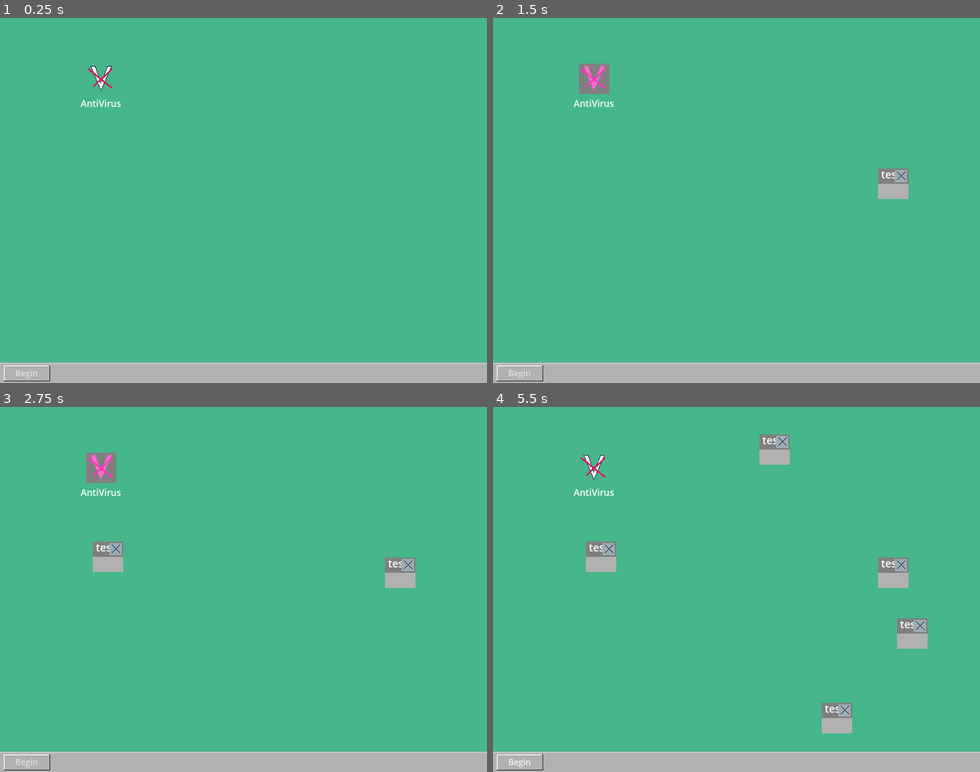
Above: before the commit, frames 1-4 (two rows, left to right).
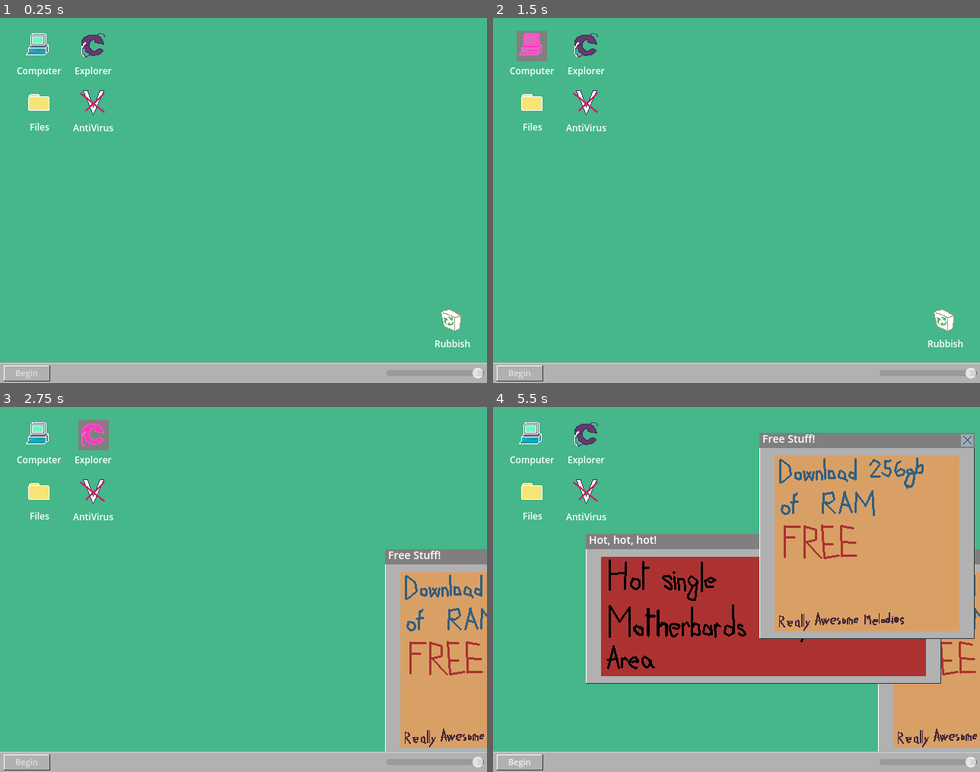
Above: after the commit, the same moments.

Repository: Nidjo123/LD56
Game: Godot game, scene res://Scenes/Level1.tscn
Two runs of this game, one before a commit and one after it. Both use one fixed random seed, a clock stepped at 60 frames per second and the inputs below. This scene is started directly instead of the project's main scene.
Inputs:
- Up to frame 1 (0.25 s): no input
- Up to frame 2 (1.5 s): click "AntiVirus" at 0.5 s; click "AntiVirus" (after the commit: "Computer") at 1.25 s
- Up to frame 3 (2.75 s): click "AntiVirus" (after the commit: "Explorer") at 2 s
- Up to frame 4 (5.5 s): click "AntiVirus" (after the commit: "Rubbish") at 2.75 s; click "AntiVirus" (after the commit: "Files") at 3.5 s; click "Begin" at 4.25 s; click "Begin" at 5 s

The runs differ from the first frame. In frame 1, 1.5% of the frame differs, in the area x 3-100%, y 4-99%; in frame 2, 2.7%; in frame 3, 14%; in frame 4, 50%.

Commit message:
Add boot screen, windows spawning, basics of first level

Diff:
--- a/Level1.gd
+++ b/Level1.gd
@@ -1,8 +1,12 @@
 extends Control
 
 
+@export var popup_textures: Array[Texture2D]
+@export var popup_titles: Array[String]
+
+
 func _ready() -> void:
-	pass
+	assert(popup_textures.size() == popup_titles.size())
 
 
 func _process(delta: float) -> void:
@@ -11,4 +15,9 @@
 
 func _on_window_spawn_timer_timeout() -> void:
 	var screen = $Screen
-	screen.spawn_window(screen.get_random_location())
+	var window_location = screen.get_random_location()
+	window_location = clamp(window_location, Vector2(0, 0), $Screen.size - Vector2(64, 64))
+	var content = TextureRect.new()
+	var idx = randi_range(0, popup_textures.size() - 1)
+	content.texture = popup_textures[idx]
+	screen.spawn_window(window_location, popup_titles[idx], content)
--- /dev/null
+++ b/Scenes/BootScreen.gd
@@ -0,0 +1,13 @@
+extends Node2D
+
+
+func _ready() -> void:
+	pass
+
+
+func _process(delta: float) -> void:
+	pass
+
+
+func _on_boot_timer_timeout() -> void:
+	get_tree().change_scene_to_file("res://Scenes/Level1.tscn")
--- /dev/null
+++ b/Scenes/BootScreen.tscn
@@ -0,0 +1,150 @@
+[gd_scene load_steps=21 format=3 uid="uid://cxjvn0jaffyc5"]
+
+[ext_resource type="Texture2D" uid="uid://7efxngebmbr2" path="res://Assets/Sprites/Boot/boot.png" id="1_xyv06"]
+[ext_resource type="Script" path="res://Scenes/BootScreen.gd" id="1_yn22s"]
+
+[sub_resource type="AtlasTexture" id="AtlasTexture_3unhw"]
+atlas = ExtResource("1_xyv06")
+region = Rect2(0, 0, 640, 480)
+
+[sub_resource type="AtlasTexture" id="AtlasTexture_x1b0h"]
+atlas = ExtResource("1_xyv06")
+region = Rect2(640, 0, 640, 480)
+
+[sub_resource type="AtlasTexture" id="AtlasTexture_imvtm"]
+atlas = ExtResource("1_xyv06")
+region = Rect2(1280, 0, 640, 480)
+
+[sub_resource type="AtlasTexture" id="AtlasTexture_daogp"]
+atlas = ExtResource("1_xyv06")
+region = Rect2(1920, 0, 640, 480)
+
+[sub_resource type="AtlasTexture" id="AtlasTexture_o4i75"]
+atlas = ExtResource("1_xyv06")
+region = Rect2(2560, 0, 640, 480)
+
+[sub_resource type="AtlasTexture" id="AtlasTexture_w2ri6"]
+atlas = ExtResource("1_xyv06")
+region = Rect2(3200, 0, 640, 480)
+
+[sub_resource type="AtlasTexture" id="AtlasTexture_866vu"]
+atlas = ExtResource("1_xyv06")
+region = Rect2(3840, 0, 640, 480)
+
+[sub_resource type="AtlasTexture" id="AtlasTexture_dovoe"]
+atlas = ExtResource("1_xyv06")
+region = Rect2(4480, 0, 640, 480)
+
+[sub_resource type="AtlasTexture" id="AtlasTexture_4sfmy"]
+atlas = ExtResource("1_xyv06")
+region = Rect2(5120, 0, 640, 480)
+
+[sub_resource type="AtlasTexture" id="AtlasTexture_qkudk"]
+atlas = ExtResource("1_xyv06")
+region = Rect2(5760, 0, 640, 480)
+
+[sub_resource type="AtlasTexture" id="AtlasTexture_6chn2"]
+atlas = ExtResource("1_xyv06")
+region = Rect2(6400, 0, 640, 480)
+
+[sub_resource type="AtlasTexture" id="AtlasTexture_a1len"]
+atlas = ExtResource("1_xyv06")
+region = Rect2(7040, 0, 640, 480)
+
+[sub_resource type="AtlasTexture" id="AtlasTexture_vuodq"]
+atlas = ExtResource("1_xyv06")
+region = Rect2(7680, 0, 640, 480)
+
+[sub_resource type="AtlasTexture" id="AtlasTexture_lju6b"]
+atlas = ExtResource("1_xyv06")
+region = Rect2(8320, 0, 640, 480)
+
+[sub_resource type="AtlasTexture" id="AtlasTexture_8ag6x"]
+atlas = ExtResource("1_xyv06")
+region = Rect2(8960, 0, 640, 480)
+
+[sub_resource type="AtlasTexture" id="AtlasTexture_cphay"]
+atlas = ExtResource("1_xyv06")
+region = Rect2(9600, 0, 640, 480)
+
+[sub_resource type="AtlasTexture" id="AtlasTexture_vkls3"]
+atlas = ExtResource("1_xyv06")
+region = Rect2(10240, 0, 640, 480)
+
+[sub_resource type="SpriteFrames" id="SpriteFrames_ax4kj"]
+animations = [{
+"frames": [{
+"duration": 1.0,
+"texture": SubResource("AtlasTexture_3unhw")
+}, {
+"duration": 1.0,
+"texture": SubResource("AtlasTexture_x1b0h")
+}, {
+"duration": 1.0,
+"texture": SubResource("AtlasTexture_imvtm")
+}, {
+"duration": 1.0,
+"texture": SubResource("AtlasTexture_daogp")
+}, {
+"duration": 1.0,
+"texture": SubResource("AtlasTexture_o4i75")
+}, {
+"duration": 1.0,
+"texture": SubResource("AtlasTexture_w2ri6")
+}, {
+"duration": 1.0,
+"texture": SubResource("AtlasTexture_866vu")
+}, {
+"duration": 1.0,
+"texture": SubResource("AtlasTexture_dovoe")
+}, {
+"duration": 1.0,
+"texture": SubResource("AtlasTexture_4sfmy")
+}, {
+"duration": 1.0,
+"texture": SubResource("AtlasTexture_qkudk")
+}, {
+"duration": 1.0,
+"texture": SubResource("AtlasTexture_6chn2")
+}, {
+"duration": 1.0,
+"texture": SubResource("AtlasTexture_a1len")
+}, {
+"duration": 1.0,
+"texture": SubResource("AtlasTexture_vuodq")
+}, {
+"duration": 1.0,
+"texture": SubResource("AtlasTexture_lju6b")
+}, {
+"duration": 1.0,
+"texture": SubResource("AtlasTexture_8ag6x")
+}, {
+"duration": 1.0,
+"texture": SubResource("AtlasTexture_cphay")
+}, {
+"duration": 1.0,
+"texture": SubResource("AtlasTexture_vkls3")
+}, {
+"duration": 3.0,
+"texture": SubResource("AtlasTexture_3unhw")
+}],
+"loop": true,
+"name": &"default",
+"speed": 10.0
+}]
+
+[node name="BootScreen" type="Node2D"]
+script = ExtResource("1_yn22s")
+
+[node name="AnimatedSprite2D" type="AnimatedSprite2D" parent="."]
+position = Vector2(320, 240)
+sprite_frames = SubResource("SpriteFrames_ax4kj")
+autoplay = "default"
+frame_progress = 0.814972
+
+[node name="BootTimer" type="Timer" parent="."]
+wait_time = 10.0
+one_shot = true
+autostart = true
+
+[connection signal="timeout" from="BootTimer" to="." method="_on_boot_timer_timeout"]
--- a/Scenes/Icon.gd
+++ b/Scenes/Icon.gd
@@ -1,10 +1,12 @@
 extends Control
 
-@export var normal_texture: Texture2D = null
-@export var focused_texture: Texture2D = null
+@export var text: String
+@export var normal_texture: Texture2D
+@export var focused_texture: Texture2D
 
 
 func _ready() -> void:
+	$Image/Label.text = text
 	if normal_texture:
 		$Image.texture_normal = normal_texture
 	if focused_texture:
--- a/Scenes/Level1.tscn
+++ b/Scenes/Level1.tscn
@@ -1,7 +1,12 @@
-[gd_scene load_steps=3 format=3 uid="uid://cc4lyhrjyfj0f"]
+[gd_scene load_steps=8 format=3 uid="uid://cc4lyhrjyfj0f"]
 
 [ext_resource type="Script" path="res://Level1.gd" id="1_x2bmy"]
+[ext_resource type="Texture2D" uid="uid://ct68g74bdjfkd" path="res://Assets/Sprites/Popups/popup1.png" id="2_8371y"]
 [ext_resource type="PackedScene" uid="uid://bekext0loqy37" path="res://Scenes/Screen.tscn" id="2_kfmng"]
+[ext_resource type="Texture2D" uid="uid://dn8oed722eafj" path="res://Assets/Sprites/Popups/popup2.png" id="3_lwej3"]
+[ext_resource type="Texture2D" uid="uid://calhmmn54xi3l" path="res://Assets/Sprites/Popups/popup3.png" id="4_i40og"]
+[ext_resource type="Texture2D" uid="uid://hjp5wklm6ja2" path="res://Assets/Sprites/Popups/popup4.png" id="5_3rhvt"]
+[ext_resource type="Texture2D" uid="uid://vdhxhdm4p2y3" path="res://Assets/Sprites/Popups/popup5.png" id="6_rs1oh"]
 
 [node name="Level1" type="Control"]
 layout_mode = 3
@@ -11,8 +16,11 @@
 grow_horizontal = 2
 grow_vertical = 2
 script = ExtResource("1_x2bmy")
+popup_textures = Array[Texture2D]([ExtResource("2_8371y"), ExtResource("3_lwej3"), ExtResource("4_i40og"), ExtResource("5_3rhvt"), ExtResource("6_rs1oh")])
+popup_titles = Array[String](["Freeeeee", "Congratulations!", "Hot, hot, hot!", "Critical Warning", "Free Stuff!"])
 
 [node name="WindowSpawnTimer" type="Timer" parent="."]
+wait_time = 1.75
 autostart = true
 
 [node name="Screen" parent="." instance=ExtResource("2_kfmng")]
--- a/Scenes/Screen.gd
+++ b/Scenes/Screen.gd
@@ -3,9 +3,12 @@
 
 var window_scene = preload("res://Scenes/Window.tscn")
 
+@onready var master_bus_idx = AudioServer.get_bus_index("Master")
+
 
 func _ready() -> void:
-	pass
+	var master_volume_db = AudioServer.get_bus_volume_db(master_bus_idx)
+	$Taskbar/SoundVolume.value = db_to_linear(master_volume_db)
 
 
 func _process(delta: float) -> void:
@@ -13,10 +16,27 @@
 
 
 func get_random_location() -> Vector2:
-	return Vector2(randf_range(0, size.x), randf_range(0, size.y))
+	return Vector2(randf_range(0, size.x), randf_range(0, size.y - $Taskbar.size.y))
 
 
-func spawn_window(window_position: Vector2):
+func spawn_window(window_position: Vector2, title: String, content: Control = null):
 	var window = window_scene.instantiate()
+	window.set_title(title)
+	if content:
+		window.set_content(content)
 	window.position = window_position
 	$Windows.add_child(window)
+
+
+func get_number_of_windows():
+	return $Windows.size
+
+
+func get_dragging_window():
+	for window in $Windows.get_children():
+		if window.dragging:
+			return window
+
+
+func _on_sound_volume_value_changed(value: float) -> void:
+	AudioServer.set_bus_volume_db(master_bus_idx, linear_to_db(value))
--- a/Scenes/Screen.tscn
+++ b/Scenes/Screen.tscn
@@ -1,8 +1,44 @@
-[gd_scene load_steps=8 format=3 uid="uid://bekext0loqy37"]
+[gd_scene load_steps=20 format=3 uid="uid://bekext0loqy37"]
 
 [ext_resource type="Texture2D" uid="uid://cbvtuk3adk0va" path="res://Assets/Sprites/ButtonBorder.png" id="1_hhepb"]
 [ext_resource type="Script" path="res://Scenes/Screen.gd" id="1_mv2sq"]
+[ext_resource type="Texture2D" uid="uid://y66mrhllk242" path="res://Assets/Sprites/Icons/cicibelaexplorer.png" id="3_g7ukn"]
+[ext_resource type="Texture2D" uid="uid://cmckietqlpvi1" path="res://Assets/Sprites/Icons/mypc.png" id="3_iep4u"]
 [ext_resource type="PackedScene" uid="uid://b7oucwvtq3thv" path="res://Scenes/Icon.tscn" id="3_xnyxj"]
+[ext_resource type="Texture2D" uid="uid://b7knma1ywn74p" path="res://Assets/Sprites/Icons/recyclebin.png" id="5_fmq8q"]
+[ext_resource type="Texture2D" uid="uid://b8y3148vhbads" path="res://Assets/Sprites/Icons/filemanager.png" id="6_r43vw"]
+
+[sub_resource type="AtlasTexture" id="AtlasTexture_fpor4"]
+atlas = ExtResource("3_iep4u")
+region = Rect2(0, 0, 48, 48)
+
+[sub_resource type="AtlasTexture" id="AtlasTexture_25dlv"]
+atlas = ExtResource("3_iep4u")
+region = Rect2(48, 0, 48, 48)
+
+[sub_resource type="AtlasTexture" id="AtlasTexture_uup3i"]
+atlas = ExtResource("3_g7ukn")
+region = Rect2(0, 0, 48, 48)
+
+[sub_resource type="AtlasTexture" id="AtlasTexture_7b35s"]
+atlas = ExtResource("3_g7ukn")
+region = Rect2(48, 0, 48, 48)
+
+[sub_resource type="AtlasTexture" id="AtlasTexture_5kd5t"]
+atlas = ExtResource("5_fmq8q")
+region = Rect2(0, 0, 48, 48)
+
+[sub_resource type="AtlasTexture" id="AtlasTexture_yca3r"]
+atlas = ExtResource("5_fmq8q")
+region = Rect2(48, 0, 48, 48)
+
+[sub_resource type="AtlasTexture" id="AtlasTexture_bs14x"]
+atlas = ExtResource("6_r43vw")
+region = Rect2(0, 0, 48, 48)
+
+[sub_resource type="AtlasTexture" id="AtlasTexture_y0qv8"]
+atlas = ExtResource("6_r43vw")
+region = Rect2(48, 0, 48, 48)
 
 [sub_resource type="StyleBoxFlat" id="StyleBoxFlat_xjlg4"]
 bg_color = Color(1, 1, 1, 1)
@@ -54,15 +90,78 @@
 
 [node name="Icons" type="Control" parent="."]
 anchors_preset = 0
-offset_right = 40.0
-offset_bottom = 40.0
-
-[node name="Icon" parent="Icons" instance=ExtResource("3_xnyxj")]
-layout_mode = 1
-offset_left = 113.0
-offset_top = 60.0
-offset_right = 113.0
-offset_bottom = 60.0
+offset_left = 51.0
+offset_top = 37.0
+offset_right = 272.0
+offset_bottom = 344.0
+mouse_filter = 2
+
+[node name="Computer" parent="Icons" instance=ExtResource("3_xnyxj")]
+layout_mode = 2
+anchors_preset = 0
+anchor_left = 0.0
+anchor_top = 0.0
+anchor_right = 0.0
+anchor_bottom = 0.0
+text = "Computer"
+normal_texture = SubResource("AtlasTexture_fpor4")
+focused_texture = SubResource("AtlasTexture_25dlv")
+
+[node name="Explorer" parent="Icons" instance=ExtResource("3_xnyxj")]
+layout_mode = 2
+anchors_preset = 0
+anchor_left = 0.0
+anchor_top = 0.0
+anchor_right = 0.0
+anchor_bottom = 0.0
+offset_left = 72.0
+offset_right = 72.0
+text = "Explorer"
+normal_texture = SubResource("AtlasTexture_uup3i")
+focused_texture = SubResource("AtlasTexture_7b35s")
+
+[node name="Rubbish" parent="Icons" instance=ExtResource("3_xnyxj")]
+layout_mode = 2
+anchors_preset = 0
+anchor_left = 0.0
+anchor_top = 0.0
+anchor_right = 0.0
+anchor_bottom = 0.0
+offset_left = 544.0
+offset_top = 359.0
+offset_right = 544.0
+offset_bottom = 359.0
+text = "Rubbish"
+normal_texture = SubResource("AtlasTexture_5kd5t")
+focused_texture = SubResource("AtlasTexture_yca3r")
+
+[node name="Files" parent="Icons" instance=ExtResource("3_xnyxj")]
+layout_mode = 2
+anchors_preset = 0
+anchor_left = 0.0
+anchor_top = 0.0
+anchor_right = 0.0
+anchor_bottom = 0.0
+offset_left = 1.0
+offset_top = 74.0
+offset_right = 1.0
+offset_bottom = 74.0
+text = "Files"
+normal_texture = SubResource("AtlasTexture_bs14x")
+focused_texture = SubResource("AtlasTexture_y0qv8")
+
+[node name="AntiVirus" parent="Icons" instance=ExtResource("3_xnyxj")]
+layout_mode = 2
+anchors_preset = 0
+anchor_left = 0.0
+anchor_top = 0.0
+anchor_right = 0.0
+anchor_bottom = 0.0
+offset_left = 72.0
+offset_top = 75.0
+offset_right = 72.0
+offset_bottom = 75.0
+text = "AntiVirus"
 
 [node name="Windows" type="Control" parent="."]
 anchors_preset = 0
@@ -102,3 +201,23 @@
 theme_override_styles/hover = SubResource("StyleBoxTexture_ndnh8")
 theme_override_styles/normal = SubResource("StyleBoxTexture_tw1r0")
 text = "Begin"
+
+[node name="SoundVolume" type="HSlider" parent="Taskbar"]
+custom_minimum_size = Vector2(128, 16)
+layout_mode = 1
+anchors_preset = 6
+anchor_left = 1.0
+anchor_top = 0.5
+anchor_right = 1.0
+anchor_bottom = 0.5
+offset_left = -132.0
+offset_top = -7.5
+offset_right = -4.0
+offset_bottom = 8.5
+grow_horizontal = 0
+grow_vertical = 2
+max_value = 1.0
+step = 0.025
+value = 0.5
+
+[connection signal="value_changed" from="Taskbar/SoundVolume" to="." method="_on_sound_volume_value_changed"]
--- a/Scenes/Window.gd
+++ b/Scenes/Window.gd
@@ -1,13 +1,14 @@
 extends Control
 
 @export var title: String
+@export var content_padding: Vector2
 
 var drag_possible = false
 var dragging = false
 var mouse_rel_pos: Vector2 = Vector2.ZERO
 
 func _ready() -> void:
-	$Titlebar/Title.text = title
+	set_title(title)
 
 
 func _process(delta: float) -> void:
@@ -23,6 +24,15 @@
 		position = get_viewport().get_mouse_position() - mouse_rel_pos
 
 
+func set_title(new_title):
+	title = new_title
+	$Panel/Titlebar/Title.text = title
+
+
+func set_content(content: Control):
+	$Panel/Content.add_child(content)
+	size = $Panel/Content.get_child(0).texture.get_size()# + content_padding
+
 
 func _on_close_button_pressed() -> void:
 	get_parent().remove_child(self)
--- a/Scenes/Window.tscn
+++ b/Scenes/Window.tscn
@@ -1,7 +1,15 @@
-[gd_scene load_steps=7 format=3 uid="uid://bia43hkcrcne7"]
+[gd_scene load_steps=9 format=3 uid="uid://bia43hkcrcne7"]
 
 [ext_resource type="Texture2D" uid="uid://c3onqw40jf1hy" path="res://Assets/Sprites/CloseButton.png" id="1_soncd"]
 [ext_resource type="Script" path="res://Scenes/Window.gd" id="1_u3y0o"]
+[ext_resource type="Texture2D" uid="uid://cbvtuk3adk0va" path="res://Assets/Sprites/ButtonBorder.png" id="2_01lm6"]
+
+[sub_resource type="StyleBoxTexture" id="StyleBoxTexture_bh65x"]
+texture = ExtResource("2_01lm6")
+texture_margin_left = 2.0
+texture_margin_top = 2.0
+texture_margin_right = 2.0
+texture_margin_bottom = 2.0
 
 [sub_resource type="AtlasTexture" id="AtlasTexture_7xq8k"]
 atlas = ExtResource("1_soncd")
@@ -26,17 +34,18 @@
 grow_vertical = 2
 script = ExtResource("1_u3y0o")
 title = "test"
+content_padding = Vector2(2, 2)
 
-[node name="Background" type="ColorRect" parent="."]
+[node name="Panel" type="Panel" parent="."]
 layout_mode = 1
 anchors_preset = 15
 anchor_right = 1.0
 anchor_bottom = 1.0
 grow_horizontal = 2
 grow_vertical = 2
-color = Color(0.694118, 0.694118, 0.694118, 1)
+theme_override_styles/panel = SubResource("StyleBoxTexture_bh65x")
 
-[node name="Titlebar" type="ColorRect" parent="."]
+[node name="Titlebar" type="ColorRect" parent="Panel"]
 custom_minimum_size = Vector2(0, 20)
 layout_mode = 1
 anchors_preset = 10
@@ -45,7 +54,7 @@
 grow_horizontal = 2
 color = Color(0.497474, 0.497474, 0.497474, 1)
 
-[node name="Title" type="RichTextLabel" parent="Titlebar"]
+[node name="Title" type="RichTextLabel" parent="Panel/Titlebar"]
 layout_mode = 1
 offset_left = 4.0
 offset_top = -2.0
@@ -57,7 +66,7 @@
 text = "An empty window"
 autowrap_mode = 0
 
-[node name="CloseButton" type="Button" parent="Titlebar"]
+[node name="CloseButton" type="Button" parent="Panel/Titlebar"]
 layout_mode = 1
 anchors_preset = 1
 anchor_left = 1.0
@@ -70,6 +79,16 @@
 theme_override_styles/hover = SubResource("StyleBoxTexture_251ec")
 theme_override_styles/normal = SubResource("StyleBoxTexture_k4fnh")
 
-[connection signal="mouse_entered" from="Titlebar" to="." method="_on_titlebar_mouse_entered"]
-[connection signal="mouse_exited" from="Titlebar" to="." method="_on_titlebar_mouse_exited"]
-[connection signal="pressed" from="Titlebar/CloseButton" to="." method="_on_close_button_pressed"]
+[node name="Content" type="CenterContainer" parent="Panel"]
+layout_mode = 1
+anchors_preset = 15
+anchor_right = 1.0
+anchor_bottom = 1.0
+offset_top = 21.0
+grow_horizontal = 2
+grow_vertical = 2
+mouse_filter = 2
+
+[connection signal="mouse_entered" from="Panel/Titlebar" to="." method="_on_titlebar_mouse_entered"]
+[connection signal="mouse_exited" from="Panel/Titlebar" to="." method="_on_titlebar_mouse_exited"]
+[connection signal="pressed" from="Panel/Titlebar/CloseButton" to="." method="_on_close_button_pressed"]
--- a/project.godot
+++ b/project.godot
@@ -19,8 +19,6 @@
 
 window/size/viewport_width=640
 window/size/viewport_height=480
-window/stretch/mode="viewport"
-window/stretch/scale_mode="integer"
 
 [rendering]
 
